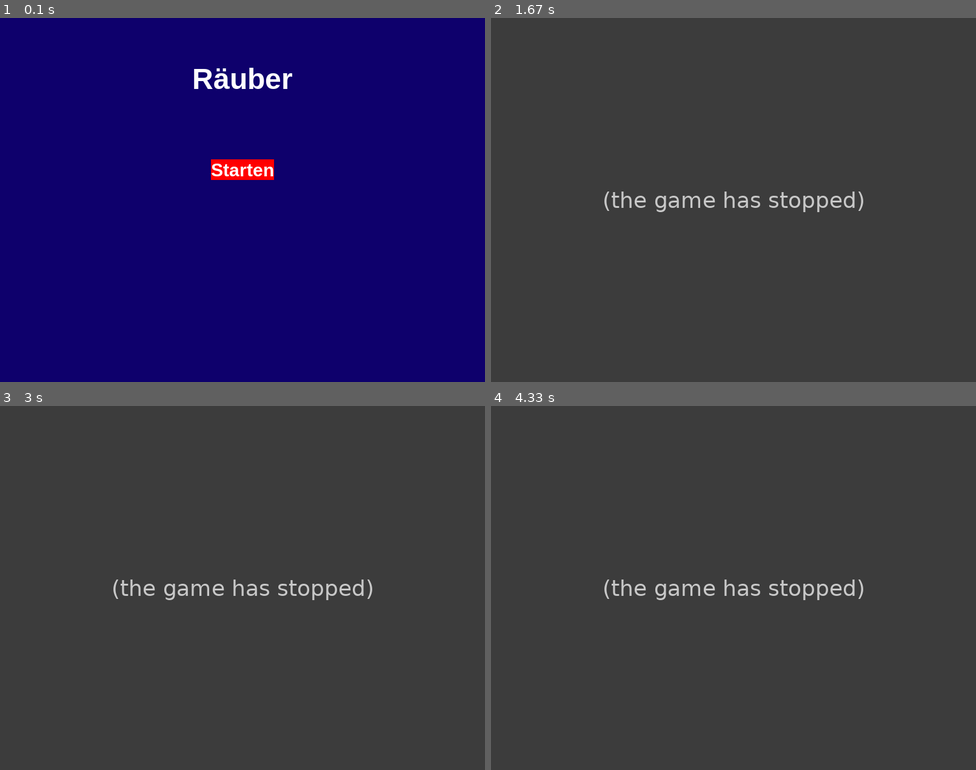
Above: before the commit, frames 1-4 (two rows, left to right).
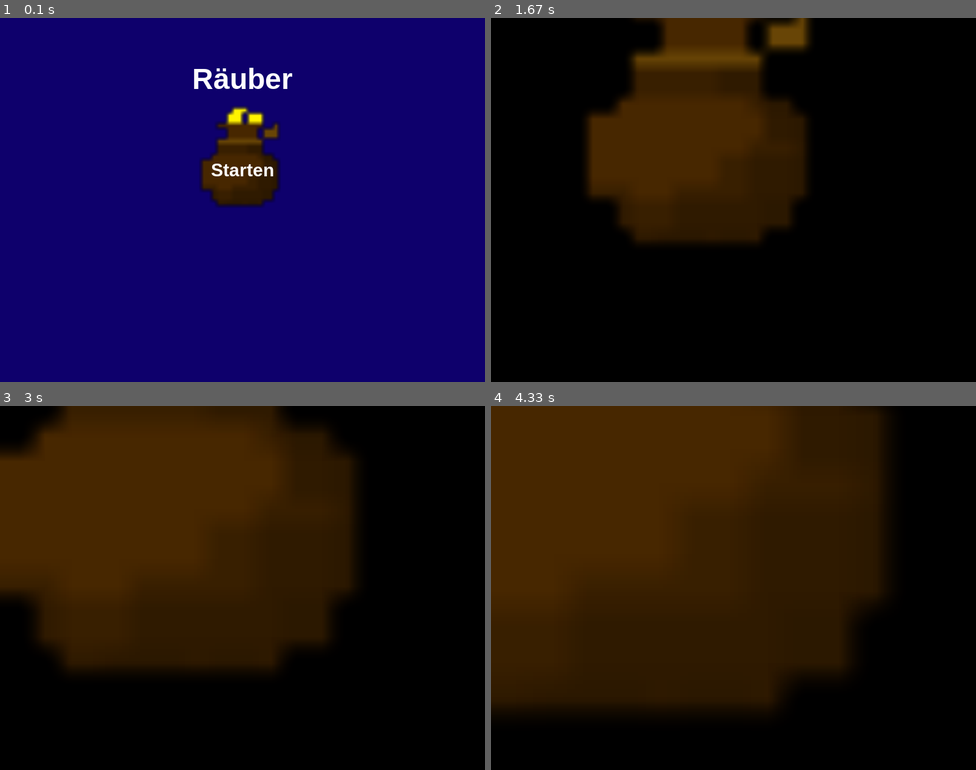
Above: after the commit, the same moments.

Repository: 25-26-1AHIF/pygameproject-rauber_david_jonas
Game: pygame game, started from game/main.py
The game is run twice, just before and just after one commit, with the same random seed, the same clock (stepped at 60 frames per second) and the same inputs.
Inputs:
- Up to frame 1 (0.1 s): no input
- Up to frame 2 (1.67 s): click "Starten" at 0.38 s
- Up to frame 3 (3 s): no input
- Up to frame 4 (4.33 s): no input

The runs differ from the first frame. In frame 1, 3.3% of the frame differs, in the area x 41-58%, y 24-52%; in frame 2, 100%, in the area x 0-100%, y 0-100%; in frame 3, 100%; in frame 4, 100%.
Error before the commit: TypeError: play_screen() takes 0 positional arguments but 2 were given (main.py line 57); the game stopped at 0.38 s (later frames are placeholders)

Commit message:
Animation

Diff:
--- a/game/game_variables/game_variables.py
+++ b/game/game_variables/game_variables.py
@@ -23,6 +23,7 @@
 
     MAIN = ("main")
     PLAY = ("play")
+    ANIMATION = ("animation")
     PAUSED = ("paused")
     EXIT = ("exit")
     actual = MAIN
--- a/game/main.py
+++ b/game/main.py
@@ -1,9 +1,7 @@
 import pygame
 from game_variables.game_variables import GameVariables as gv
 from game_variables.game_variables import GameScreens as GameScreens
-
-
-
+from objects.sprites import Bilder as B, Bilder
 
 
 def main_screen(screen: pygame.Surface, clock: pygame.time.Clock):
@@ -13,6 +11,11 @@
     starten_text = gv.FONT_MIDDLE.render("Starten", True, "white")
     titel_text_rect = titel_text.get_rect(center=(gv.SCREEN_WIDTH / 2, 100))
     starten_text_rect = starten_text.get_rect(center=(gv.SCREEN_WIDTH / 2, 250))
+    Geldsack = Bilder("Bilder/Geldsack.png", 1, pygame.Rect(0, 0, 48, 48), 1)
+    Geldsack.load_spritesheet()
+    groesse = (400,400)
+    Geldsack.images[0] = pygame.transform.smoothscale(Geldsack.images[0], groesse)
+
 
     while True:
         for event in pygame.event.get():
@@ -23,26 +26,56 @@
                     return GameScreens.EXIT
             if event.type == pygame.MOUSEBUTTONDOWN:
                 if starten_text_rect.collidepoint(event.pos):
-                    return GameScreens.PLAY
+                    return GameScreens.ANIMATION
 
 
 
         screen.fill((14, 0, 108))
         screen.blit(titel_text, titel_text_rect)
-        pygame.draw.rect(
-            surface=screen,
-            rect=starten_text_rect,
-            color="red",
-            width=0
-        )
+        Geldsack.draw(screen, gv.SCREEN_WIDTH/2-groesse[0]/2+25,gv.SCREEN_HIGHT/2-groesse[0]/2-25, 1)
         screen.blit(starten_text, starten_text_rect)
 
         pygame.display.flip()
         clock.tick(gv.FPS)
 
 
-def play_screen():
+def play_screen(screen: pygame.Surface, clock: pygame.time.Clock):
     pass
+
+def animation_screen(screen: pygame.Surface, clock: pygame.time.Clock):
+    screen = pygame.display.set_mode((800, 600))
+    pygame.display.set_caption("Animation")
+
+    clock = pygame.time.Clock()
+    running = True
+
+    Geldsack = Bilder("Bilder/Geldsack.png", 1, pygame.Rect(0, 0, 48, 48), 1)
+    Geldsack.load_spritesheet()
+    groesse = (400,400)
+    Geldsack.images[0] = pygame.transform.smoothscale(Geldsack.images[0], groesse)
+    Geldsack.draw(screen, gv.SCREEN_WIDTH / 2 - groesse[0] / 2 + 25, gv.SCREEN_HIGHT / 2 - groesse[0] / 2 - 25, 1)
+
+    original = Geldsack.images[0]
+
+    while running:
+        for event in pygame.event.get():
+            if event.type == pygame.QUIT:
+                running = False
+
+        screen.fill("black")
+        Geldsack.draw(screen, gv.SCREEN_WIDTH / 2 - groesse[0] / 2 + 25, gv.SCREEN_HIGHT / 2 - groesse[0] / 2 - 25,1)
+        groesse_neu = (groesse[0] + 10, groesse[1] + 10)
+        groesse = groesse_neu
+        Geldsack.images[0] = pygame.transform.smoothscale(original, groesse)
+
+        if groesse[0] > 10000:
+            return GameScreens.PLAY
+
+        pygame.display.flip()
+        clock.tick(60)
+
+    pygame.quit()
+
 
 def main():
     gv.init()
@@ -50,13 +83,21 @@
         (gv.SCREEN_WIDTH, gv.SCREEN_HIGHT)
     )
     clock = pygame.time.Clock()
+
+
     while True:
         if GameScreens.actual == GameScreens.MAIN:
             GameScreens.actual = main_screen(screen, clock)
+        elif GameScreens.actual == GameScreens.ANIMATION:
+            GameScreens.actual = animation_screen(screen, clock)
         elif GameScreens.actual == GameScreens.PLAY:
             GameScreens.actual = play_screen(screen, clock)
         elif GameScreens.actual == GameScreens.EXIT:
             break
+
+
+
+
     pygame.quit()
 
 
--- a/game/objects/sprites.py
+++ b/game/objects/sprites.py
@@ -15,10 +15,10 @@
             # Neues Surface mit Transparenz
             image_surface = pygame.Surface(self.image_rect.size, pygame.SRCALPHA).convert_alpha()
 
-            # Richtigen Bereich aus dem Spritesheet ausschneiden
+
             area = pygame.Rect(
-                image_index * self.image_rect.width,  # X-Verschiebung
-                0,                                    # Y bleibt 0
+                image_index * self.image_rect.width,
+                0,
                 self.image_rect.width,
                 self.image_rect.height
             )
@@ -27,8 +27,6 @@
             self.images.append(image_surface)
 
     def draw(self, screen: pygame.Surface, xpos: float, ypos: float, frame_counter: int):
-        # Animationsindex berechnen
         index = (frame_counter // self.animation_speed) % self.image_count
 
-        # Einzelnes Bild zeichnen
         screen.blit(self.images[index], (int(xpos), int(ypos)), )
Renamed: game/player.py -> game/objects/player.py
